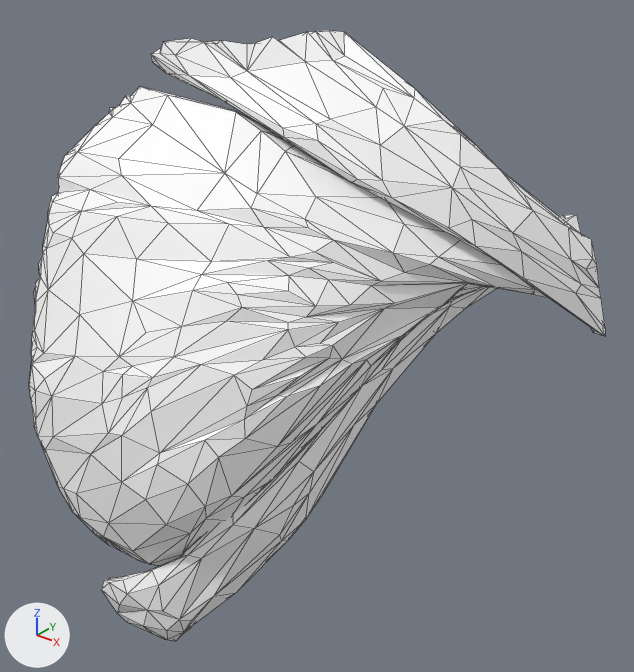
An edit to the glTF model public/assets/hra-v1/female/pectoralis-major-l.lod2.glb, drawn before and after from the same camera.
Both versions are drawn from a 50 mm lens placed at (0.194, -0.224, 0.155), pointed at (0.006, 0.01, 0.009). Arrows for +X, +Y and +Z are at lower left; the lights stay in place. The older version comes first. Mesh edges are drawn as thin lines.

The first picture shows 'pectoralis-major-l'.
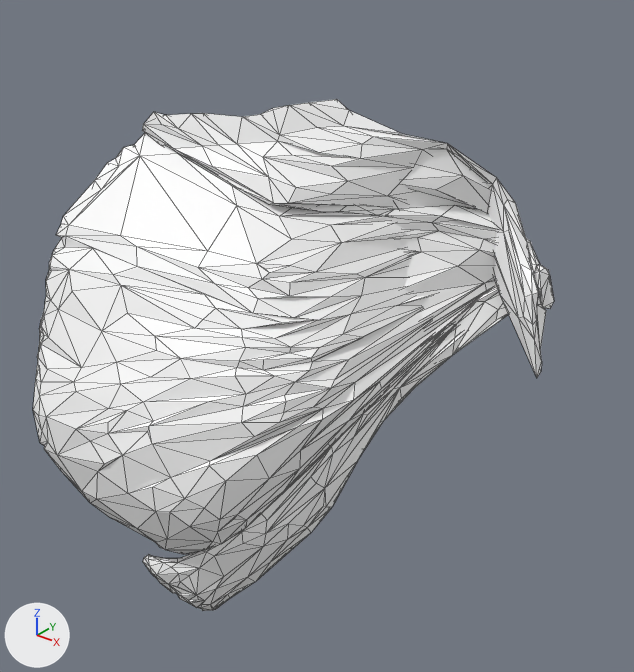
What differs and where, as boxes [x1, y1, x2, y2] in the pictures (634 x 672 px; the box of a moved part takes in the faces that stretch with it):
'pectoralis-major-l', reshaped, moved, rescaled (10% narrower, 16% shorter): before [29, 31, 605, 641]; after [33, 99, 554, 611]
part 1 of me_pectoralis_major_l, rebuilt (12% shorter): before [29, 86, 548, 566]; after [33, 133, 546, 554]
part 2 of me_pectoralis_major_l, rebuilt (14% narrower, 19% shorter): before [101, 214, 581, 641]; after [143, 264, 554, 611]
part 3 of me_pectoralis_major_l, moved or reshaped: before [151, 31, 605, 336]; after [142, 99, 542, 377]

What the commit changed:
me_pectoralis_major_l is used by ob_pectoralis_major_l; location (0.0, -0.0003, 0.0001); scale (0.116, 0.116, 0.116).
me_pectoralis_major_l had 666 vertices, 1311 faces and spanned x -0.82..0.82, y -0.6..0.6, z -1.0..1.0.
me_pectoralis_major_l now has 841 vertices, 1668 faces and spans x -0.86..0.86, y -0.78..0.78, z -1.0..1.0.
me_pectoralis_major_l part 1: the loose piece of 405 vertices spanning x -0.82..0.77, y -0.6..0.6, z -0.69..0.81 is rebuilt with 484 vertices and now spans x -0.86..0.84, y -0.78..0.78, z -0.67..0.85.
me_pectoralis_major_l part 2: the loose piece of 104 vertices spanning x -0.45..0.7, y -0.55..0.6, z -1.0..0.5 is rebuilt with 228 vertices and now spans x -0.35..0.83, y -0.61..0.75, z -1.0..0.43.
Part 3, on me_pectoralis_major_l:
120 vertices are removed from x -0.63..0.82, y 0.05..0.59, z 0.12..1.0.
238 faces are deleted.
1 vertex moves within x 0.16, y 0.24, z 0.81.
128 vertices are added at x -0.64..0.86, y -0.13..0.75, z 0.04..1.0.
254 new faces join them.
Other edits to the shape of me_pectoralis_major_l do not show in these pictures.
Object 'pectoralis-major-l' (ob_pectoralis_major_l) moves from (0.0, -0.0003, 0.0001) to (0.0, 0.0, 0.0).
Object 'pectoralis-major-l' (ob_pectoralis_major_l) is rescaled from (0.116, 0.116, 0.116) to (0.0948, 0.0948, 0.0948).
